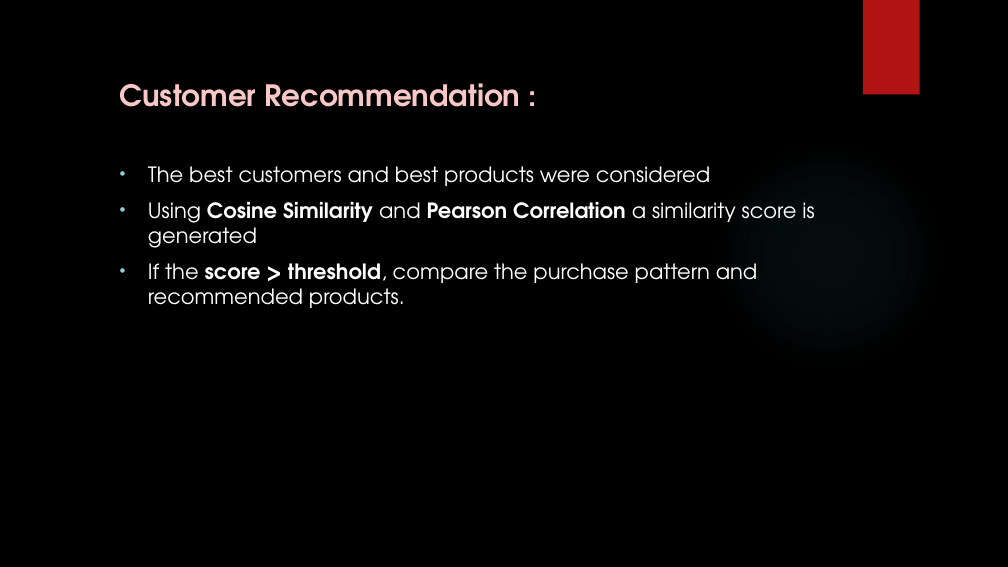
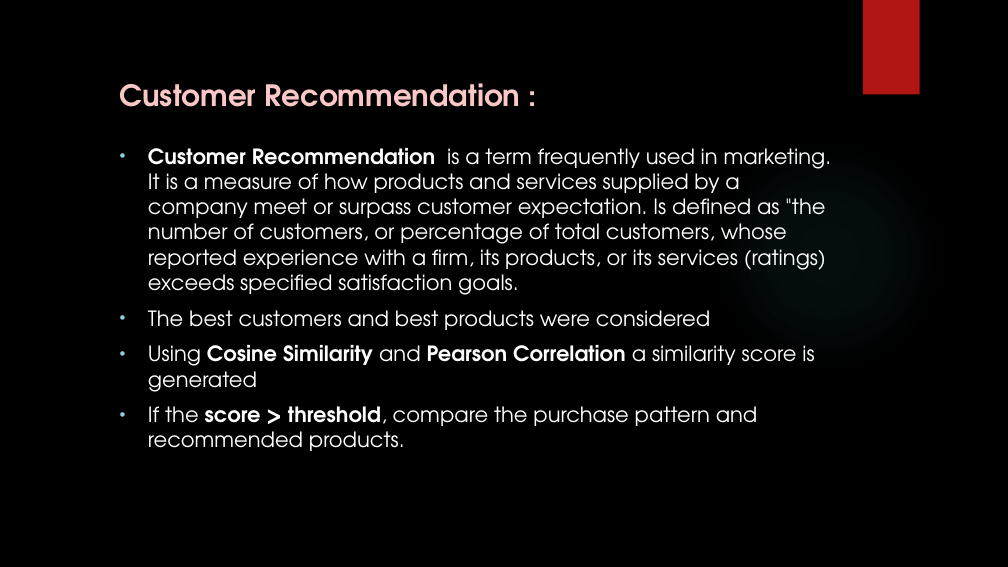
Before and after one commit to madhuhasa/digital-alpha, a slide deck: slide 27 of project/DIGITAL MARKETING.pptx. Drawn at 1008x567 pixels with LibreOffice and Linux fonts; fonts in the diff are those of the drawing; background and template pictures are left out. Boxes give left, top, right and bottom in pixels: in the first picture for what was removed or moved away, otherwise in the second. Text is boxed around its words. In the diff, an @@ line names an element or a change of style, - is before the commit and + after.

```diff
--- a/project/DIGITAL MARKETING.pptx
+++ b/project/DIGITAL MARKETING.pptx
@@ text "Customer Recommendation is a term ...": place and size @@
-text "Customer Recommendation is a term ..." at [148, 166, 814, 308]
+text "Customer Recommendation is a term ..." at [148, 148, 832, 451]
@@ text at [148, 148, 832, 295]: paragraph added @@
+• Customer Recommendation is a term frequently used in marketing. It is a measure of how products and services supplied by a company meet or surpass customer expectation. Is defined as "the number of customers, or percentage of total customers, whose reported experience with a firm, its products, or its services (ratings) exceeds specified satisfaction goals.
```
Also in this commit, not shown: 2 other slides changed.
